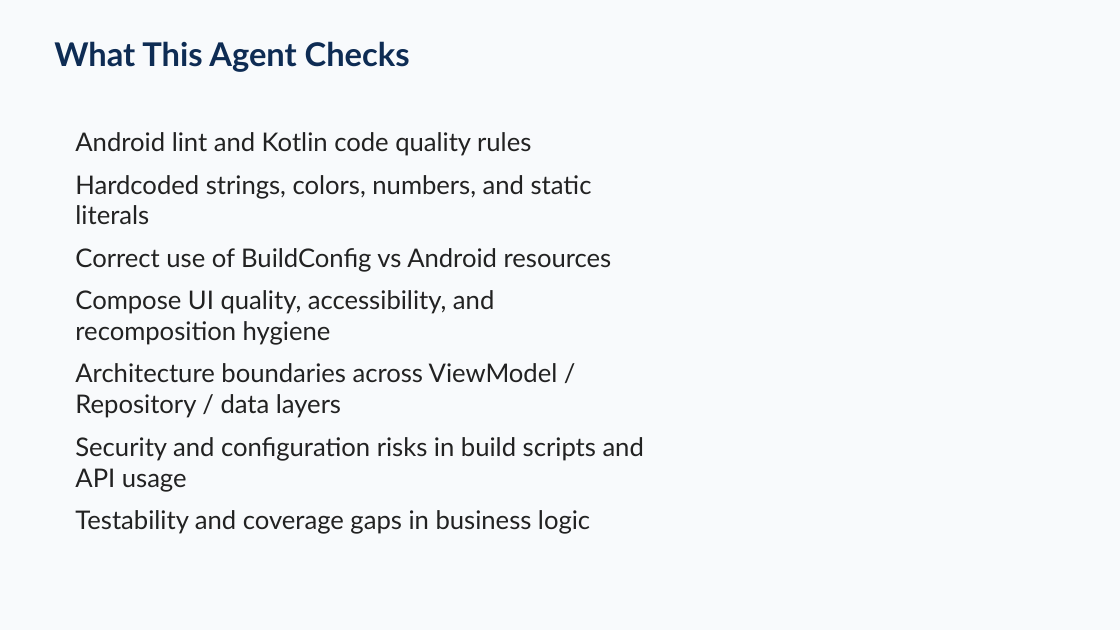
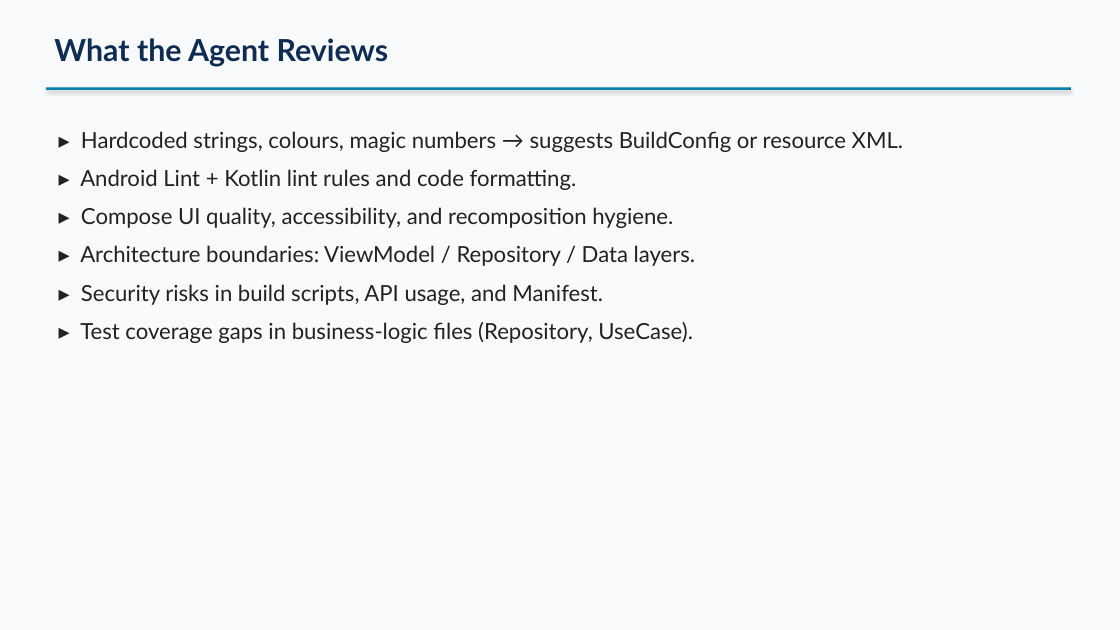
Before and after one commit to meetjanani/AI_Quiz_Using_Agent, a slide deck: slide 6 of docs/presentation/Agentic_AI_Code_Review_Demo.pptx. Drawn at 1120x630 pixels with LibreOffice and Linux fonts; fonts in the diff are those of the drawing. Boxes give left, top, right and bottom in pixels: in the first picture for what was removed or moved away, otherwise in the second. Text is boxed around its words. In the diff, an @@ line names an element or a change of style, - is before the commit and + after.

Commit message:
Enhance presentation generation script with auto-install for dependencies and improved slide content

```diff
--- a/docs/presentation/Agentic_AI_Code_Review_Demo.pptx
+++ b/docs/presentation/Agentic_AI_Code_Review_Demo.pptx
@@ text at (54, 38, 389, 66): text changed; size 28 to 26 pt @@
-What This Agent Checks
+What the Agent Reviews
@@ rectangle added at (46, 87, 1071, 90), fill #0081A7 @@
@@ text at (80, 131, 903, 343): text changed; size 22 to 19 pt @@
-Android lint and Kotlin code quality rules
-Hardcoded strings, colors, numbers, and static literals
-Correct use of BuildConfig vs Android resources
-Compose UI quality, accessibility, and recomposition hygiene
-Architecture boundaries across ViewModel / Repository / data layers
-Security and configuration risks in build scripts and API usage
-Testability and coverage gaps in business logic
+▸ Hardcoded strings, colours, magic numbers → suggests BuildConfig or resource XML.
+▸ Android Lint + Kotlin lint rules and code formatting.
+▸ Compose UI quality, accessibility, and recomposition hygiene.
+▸ Architecture boundaries: ViewModel / Repository / Data layers.
+▸ Security risks in build scripts, API usage, and Manifest.
+▸ Test coverage gaps in business-logic files (Repository, UseCase).
```
Also in this commit, not shown: 3 other slides changed, 6 slides added, 6 slides removed, 3 other files.
